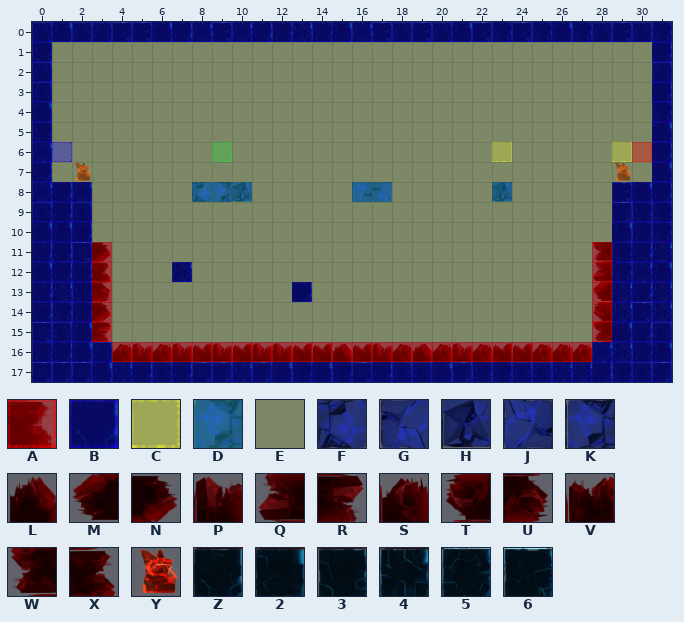
Tiled map -- Spellington/src/res/map/mapPlains25.tmx. The first picture shows the starting point.
Cells are 50x50 px. Shown: x 0..31, y 0..17.
Key: from "collisionTile": A 0, B 3, C 4, D 6, E 11; from "frozenPlainsTile": F 14, G 15, H 22, J 24, K 25, L 30, M 30 turned 270, N 30 turned 90, P 31, Q 31 turned 270, R 31 turned 90, S 32, T 32 turned 270, U 32 turned 90, V 33, W 33 turned 270, X 33 turned 90, Y 39, Z 40, 2 41, 3 42, 4 43, 5 44, 6 45.
_ is an empty cell.
Layer "terrain" before, first column x 0:
 5 3______________________________2
 6 4______________________________Z
 7 Z_Y__________________________Y_2
 8 4Z4_____FKH_____JG_____H_____62Z
 9 5Z5__________________________633
10 22Z__________________________233
11 ZZ6N________________________W3Z4
12 2ZZX___4____________________Q342
13 Z43U_________Z______________M4Z4
14 Z33N________________________T464
15 652R________________________W2Z5
16 3Z25SPSPVPVPPVVLVPSLSPSVVSSS4432
17 66624Z5Z664623236Z5526335544Z356
Layer "collision" before, first column x 0:
 5 BEEEEEEEEEEEEEEEEEEEEEEEEEEEEEEB
 6 BEEEEEEEEEEEEEEEEEEEEEEEEEEEEEEB
 7 BEEEEEEEEEEEEEEEEEEEEEEEEEEEEEEB
 8 BBBEEEEEDDDEEEEEDDEEEEEDEEEEEBBB
 9 BBBEEEEEEEEEEEEEEEEEEEEEEEEEEBBB
10 BBBEEEEEEEEEEEEEEEEEEEEEEEEEEBBB
11 BBBAEEEEEEEEEEEEEEEEEEEEEEEEABBB
12 BBBAEEEBEEEEEEEEEEEEEEEEEEEEABBB
13 BBBAEEEEEEEEEBEEEEEEEEEEEEEEABBB
14 BBBAEEEEEEEEEEEEEEEEEEEEEEEEABBB
15 BBBAEEEEEEEEEEEEEEEEEEEEEEEEABBB
16 BBBBAAAAAAAAAAAAAAAAAAAAAAAABBBB
17 BBBBBBBBBBBBBBBBBBBBBBBBBBBBBBBB
Now the later version:
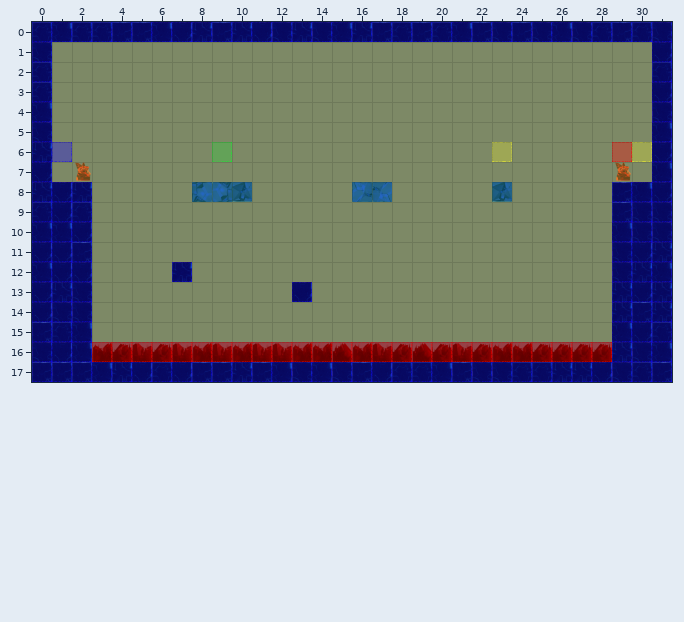
See-through tiles are keyed as they look on the map.
Change:
{"where": "layer \"terrain\""}
{"y":11,"x":3,"old":"N","new":"_"}
{"y":11,"x":28,"old":"W","new":"_"}
{"y":12,"x":3,"old":"X","new":"_"}
{"y":12,"x":28,"old":"Q","new":"_"}
{"y":13,"x":3,"old":"U","new":"_"}
{"y":13,"x":28,"old":"M","new":"_"}
{"y":14,"x":3,"old":"N","new":"_"}
{"y":14,"x":28,"old":"T","new":"_"}
{"y":15,"x":3,"old":"R","new":"_"}
{"y":15,"x":28,"old":"W","new":"_"}
{"y":16,"x":3,"old":"5","new":"V"}
{"y":16,"x":28,"old":"4","new":"S"}
{"where": "layer \"collision\""}
{"y":11,"x":3,"old":"A","new":"E"}
{"y":11,"x":28,"old":"A","new":"E"}
{"y":12,"x":3,"old":"A","new":"E"}
{"y":12,"x":28,"old":"A","new":"E"}
{"y":13,"x":3,"old":"A","new":"E"}
{"y":13,"x":28,"old":"A","new":"E"}
{"y":14,"x":3,"old":"A","new":"E"}
{"y":14,"x":28,"old":"A","new":"E"}
{"y":15,"x":3,"old":"A","new":"E"}
{"y":15,"x":28,"old":"A","new":"E"}
{"y":16,"x":3,"old":"B","new":"A"}
{"y":16,"x":28,"old":"B","new":"A"}
{"where": "layer \"event\""}
{"y":6,"x":29,"old":"CA","new":"AC"}
{"label":"changed","picture_box":[612,142,652,162]}
{"label":"changed","picture_box":[92,242,112,362]}
{"label":"changed","picture_box":[592,242,612,362]}
